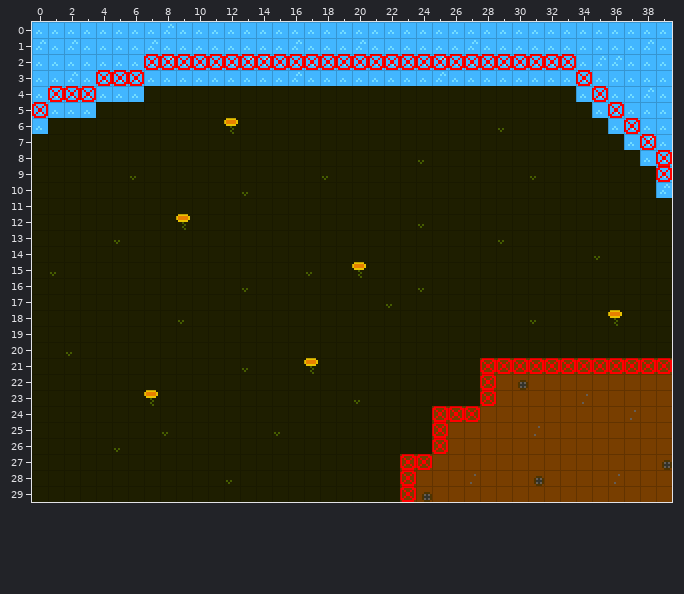
A Tiled map gets an edit: Avocado/data/maps/testing0.tmx. That is the earlier state.
Cells are 8x8 px. Shown: x 0..39, y 0..29.
Now the later version:
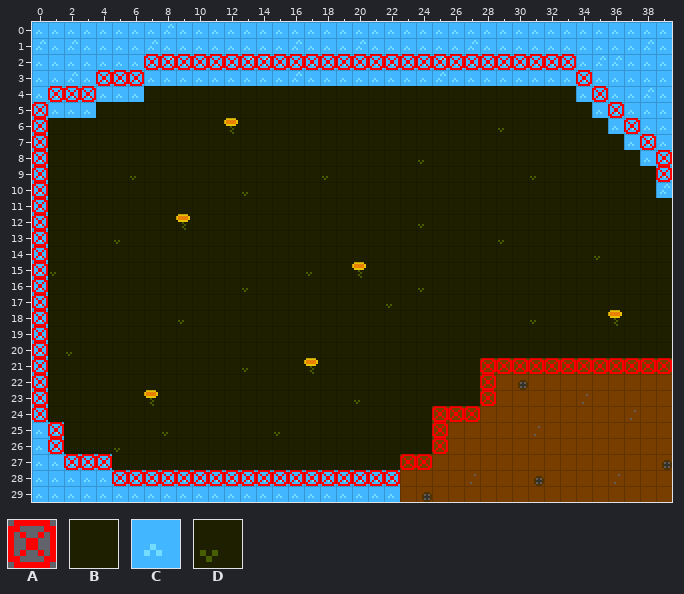
Key: from "spritesheet": A 56, B 64, C 66, D 136.
_ is an empty cell.
Change:
Layer "background":
y 7..24: x 0 B -> C
y 25..26: x 0..1 BB -> CC
y 27: x 0..4 BBBBB -> CCCCC
y 28: x 0..22 BBBBBBBBBBBBDBBBBBBBBBB -> CCCCCCCCCCCCCCCCCCCCCCC
y 29: x 0..22 BBBBBBBBBBBBBBBBBBBBBBB -> CCCCCCCCCCCCCCCCCCCCCCC
Layer "collision":
y 6..24: x 0 _ -> A
y 25..26: x 1 _ -> A
y 27: x 2..4 ___ -> AAA
y 28: x 5..23 __________________A -> AAAAAAAAAAAAAAAAAA_
y 29: x 23 A -> _
Changed places in both pictures, as pixel boxes (x1, y1, x2, y2):
changed: (32, 118, 416, 502)
